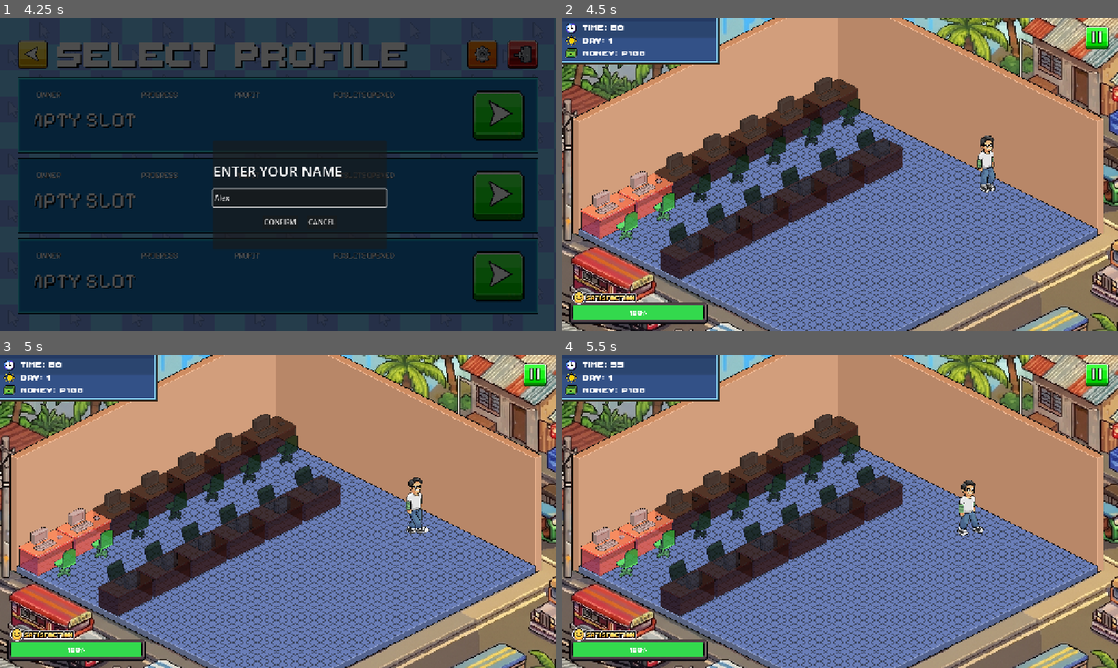
Above: before the commit, frames 1-4 (two rows, left to right).
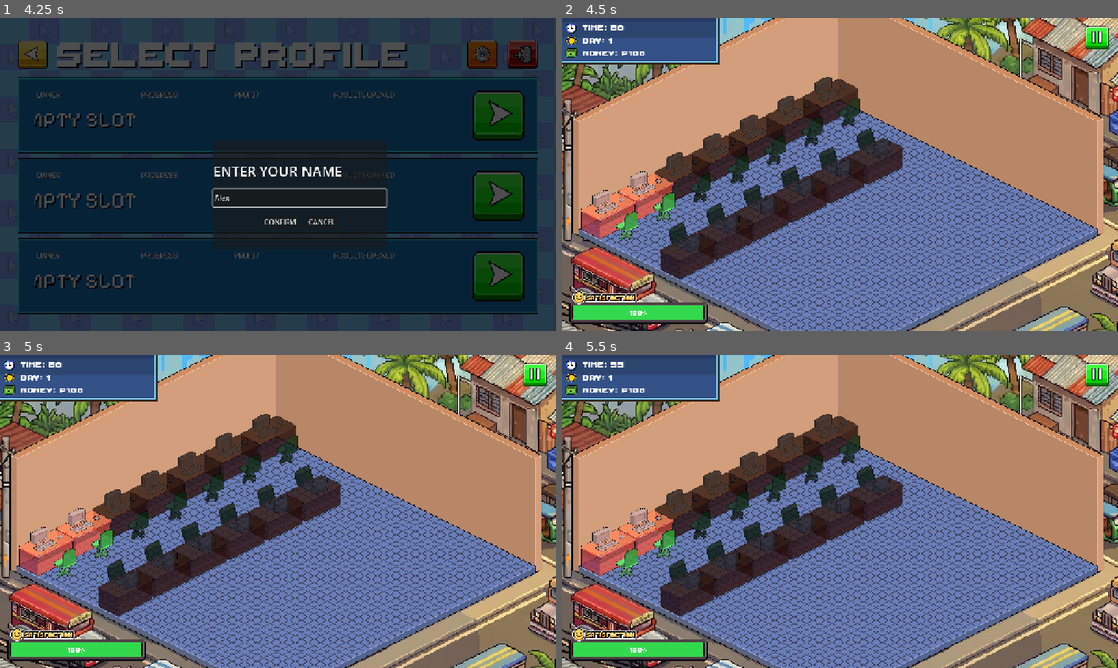
Above: after the commit, the same moments.

Repository: vinnyy-ph/gvd-project-overclocked
Game: Godot game, scene res://ui/main_menu_v2/MainMenuV2.tscn
The game is run twice, just before and just after one commit, with the same random seed, the same clock (stepped at 60 frames per second) and the same inputs. Sound files missing from this copy of the repository are replaced by a short silence.
Inputs (mouse positions are in pixels of both pictures, inside the frame that each line leads up to):
- Up to frame 1 (4.25 s): click (450, 105) at 0.5 s; click (278, 115) at 1.25 s; click (300, 199) at 2.02 s; type "Alex" at 2.1 s; click (278, 196) at 2.75 s; click (278, 274) at 3.5 s
- Up to frame 2 (4.5 s): click "CONFIRM" at 4.25 s
- Up to frame 3 (5 s): no input
- Up to frame 4 (5.5 s): click (645, 533) at 5.02 s

Frame 1 is identical in both runs. In frame 2, 0.4% of the frame differs, in the area x 74-78%, y 37-56%; in frame 3, 0.4%; in frame 4, 0.5%, in the area x 71-76%, y 40-58%.

Commit message:
Show feedback for locked/occupied stations
Prevent customers from being assigned to locked or already-occupied stations and provide visual feedback. Adds checks in _on_customer_drag_ended to ensure the chosen slot is unlocked and not occupied; if invalid, customer is returned to the waiting position and a feedback label is shown. Implements _show_station_locked_feedback (styled label + tween) and uses existing occupied feedback path. Also hides the OwnerWalking sprite in the scene (visible=false).

Diff:
--- a/core/shop_floor/shop_floor_scrollable.gd
+++ b/core/shop_floor/shop_floor_scrollable.gd
@@ -191,18 +191,15 @@
 func _on_customer_drag_ended(customer: Customer, _global_pos: Vector2):
 	is_customer_dragging = false
 
-	var best_dist = 180.0 # Reduced threshold as requested
+	var best_dist = 180.0
 	var best_slot = -1
 
 	var drop_point = customer.global_position
-
 	var unlocked_slots = 13 if every_pc_unlocked else GameManager.get_unlocked_slots()
 
 	for i in range(seat_nodes.size()):
 		var desk = seat_nodes[i]
 		if not desk: continue
-		if GameManager.occupied_slots[i]: continue
-		if i >= unlocked_slots: continue
 
 		var dist = drop_point.distance_to(desk.global_position)
 		if dist < best_dist:
@@ -210,8 +207,16 @@
 			best_slot = i
 
 	if best_slot != -1:
-		_on_desk_clicked(best_slot, customer)
-		_refresh_queue_positions()
+		if best_slot < unlocked_slots:
+			if not GameManager.occupied_slots[best_slot]:
+				_on_desk_clicked(best_slot, customer)
+				_refresh_queue_positions()
+			else:
+				_show_station_occupied_feedback(best_slot)
+				customer.return_to_waiting_position()
+		else:
+			_show_station_locked_feedback(best_slot)
+			customer.return_to_waiting_position()
 	else:
 		customer.return_to_waiting_position()
 
@@ -229,6 +234,25 @@
 	label.add_theme_font_override("font", font)
 	label.add_theme_font_size_override("font_size", 40)
 	label.add_theme_color_override("font_color", Color(1, 0.3, 0.3))
+	label.add_theme_color_override("font_outline_color", Color.BLACK)
+	label.add_theme_constant_override("outline_size", 10)
+
+	$World/Background.add_child(label)
+	label.global_position = seat_positions[slot_idx] + Vector2(-100, -100)
+
+	var tween = create_tween()
+	tween.tween_property(label, "position:y", label.position.y - 50, 0.8)
+	tween.parallel().tween_property(label, "modulate:a", 0.0, 0.8).set_delay(0.2)
+	tween.finished.connect(label.queue_free)
+
+func _show_station_locked_feedback(slot_idx: int):
+	var label = Label.new()
+	label.text = "STATION LOCKED!"
+	label.horizontal_alignment = HORIZONTAL_ALIGNMENT_CENTER
+	var font = load("res://assets/fonts/ThaleahFat.ttf")
+	label.add_theme_font_override("font", font)
+	label.add_theme_font_size_override("font_size", 40)
+	label.add_theme_color_override("font_color", Color(0.8, 0.4, 1.0)) # Purple/Pink for locked
 	label.add_theme_color_override("font_outline_color", Color.BLACK)
 	label.add_theme_constant_override("outline_size", 10)
 
--- a/core/shop_floor/shop_floor_scrollable.tscn
+++ b/core/shop_floor/shop_floor_scrollable.tscn
@@ -314,6 +314,7 @@
 [node name="OwnerWalkiing" type="AnimatedSprite2D" parent="World/Background" unique_id=471915068]
 unique_name_in_owner = true
 process_mode = 3
+visible = false
 position = Vector2(770, -54.285645)
 scale = Vector2(1.5902249, 1.5902249)
 sprite_frames = SubResource("SpriteFrames_f7hrx")
